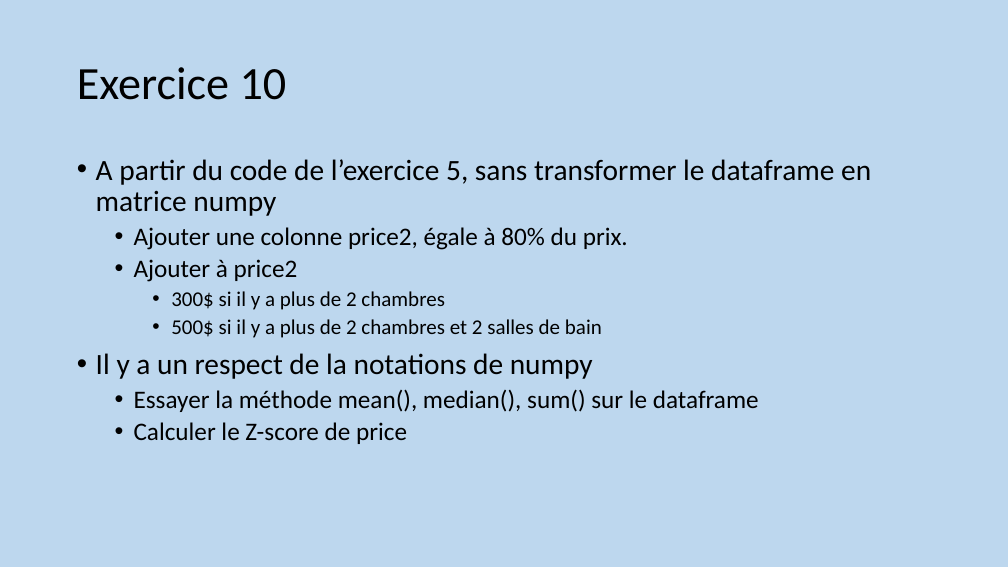
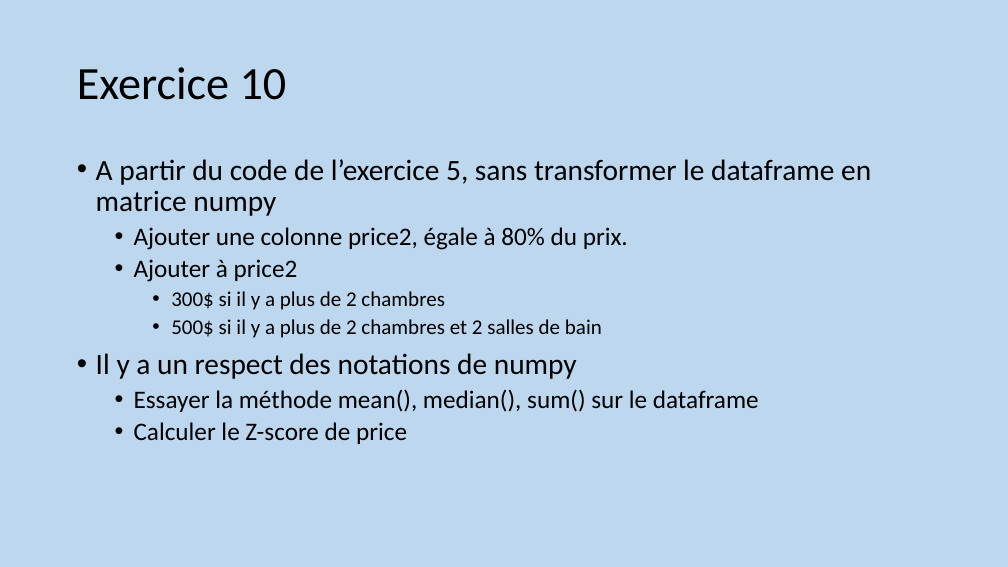
Before and after one commit to aubinthomas/Course, a slide deck: slide 70 of python_debutant/Formation Python débutant.pptx. Drawn at 1008x567 pixels with LibreOffice and Linux fonts; fonts in the diff are those of the drawing. Boxes give left, top, right and bottom in pixels: in the first picture for what was removed or moved away, otherwise in the second. Text is boxed around its words. In the diff, an @@ line names an element or a change of style, - is before the commit and + after.

```diff
--- a/python_debutant/Formation Python débutant.pptx
+++ b/python_debutant/Formation Python débutant.pptx
@@ text at [96, 353, 577, 379]: text changed @@
-• Il y a un respect de la notations de numpy
+• Il y a un respect des notations de numpy
```
Also in this commit, not shown: 1 other slide changed, 1 other file.
